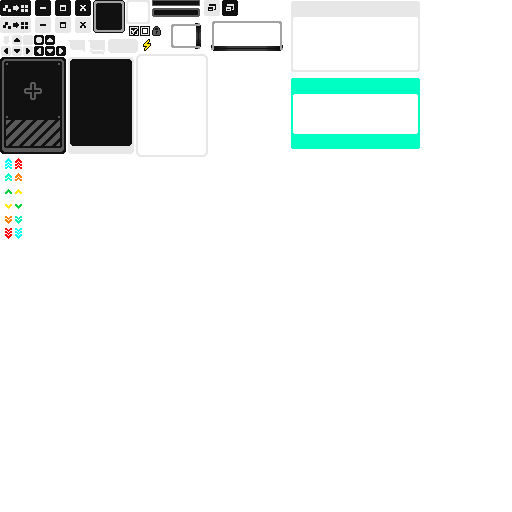
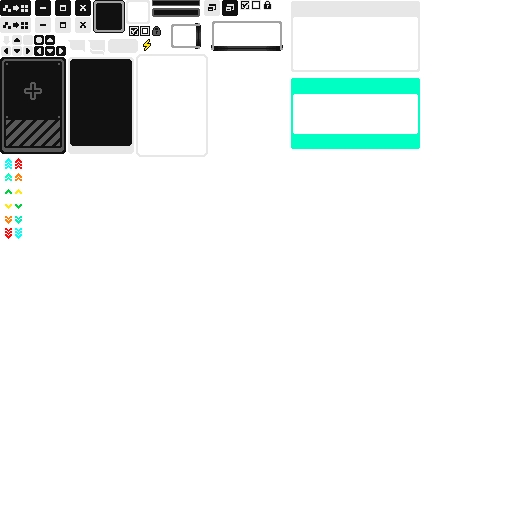
Comparing the layer stacks of the two 512×512 images. Changes:
added layer "图层 25" above "图层 688 拷贝 2" over [240,0,272,10]
painted on "图层 688 拷贝 2" over [240,1,271,10]
